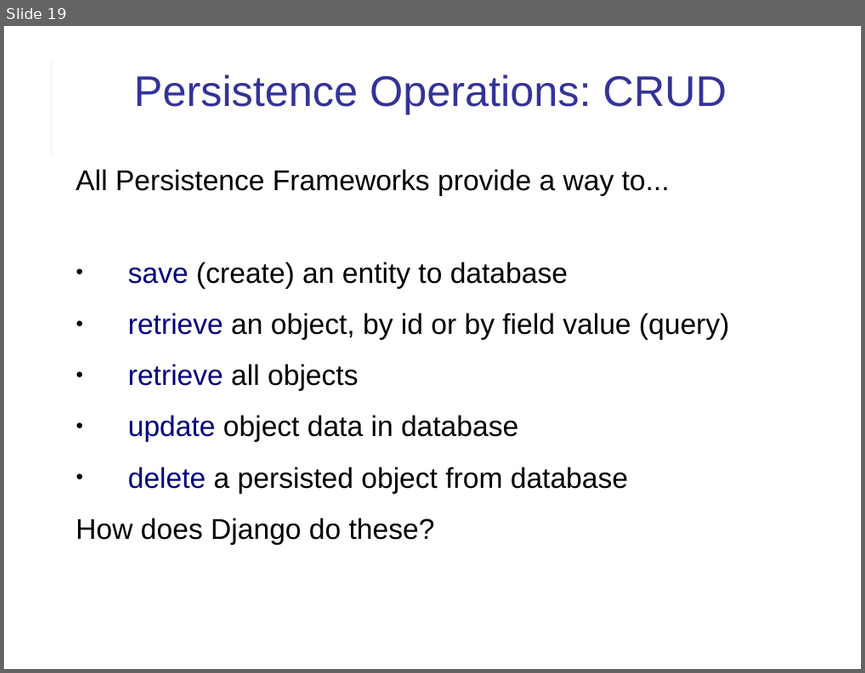
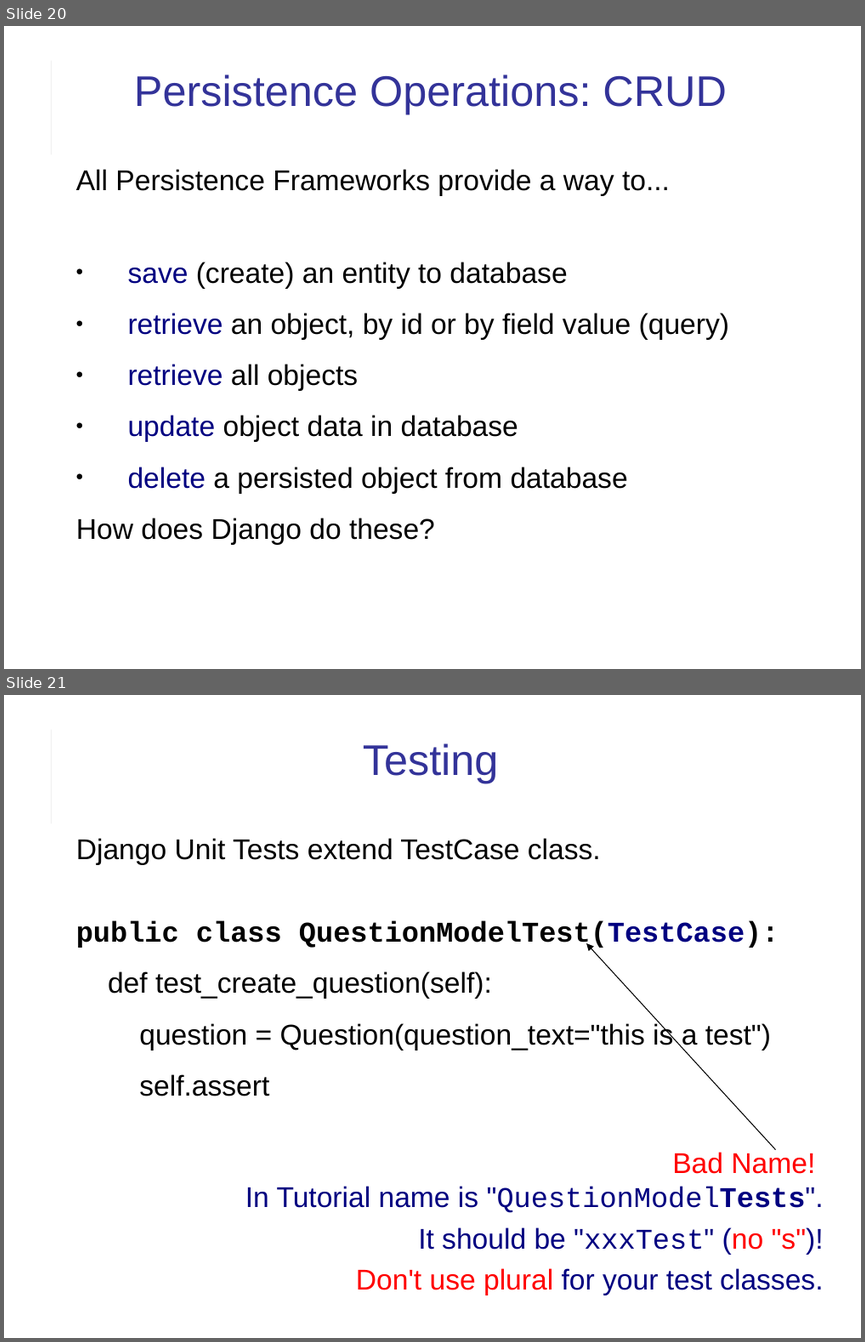
Before and after one commit to cpske/ISP, a slide deck: web/Django-review-1.ppt. Shown one above the other, each under a label of ours: slide 19 before the commit, slides 20 and 21 after it. The pictures are 865x673 and 865x1342 pixels, drawn with LibreOffice and Linux fonts; fonts in the diff are those of the drawing. Boxes give left, top, right and bottom in pixels: in the first picture for what was removed or moved away, otherwise in the second. Text is boxed around its words. In the diff, an @@ line names an element or a change of style, - is before the commit and + after.

```diff
--- a/web/Django-review-1.ppt
+++ b/web/Django-review-1.ppt
@@ slide 21 added at <box>4,695,861,1338</box>, background #FFFFFF; not listed: 2 template elements that a slide beside it also shows @@
@@ title added at <box>363,743,499,783</box>, 36 pt, text #333399 @@
+Testing
@@ text added at <box>76,838,779,1096</box>, 24 pt, text #000000 @@
+Django Unit Tests extend TestCase class.
+public class QuestionModelTest(TestCase):
+def test_create_question(self):
+question = Question(question_text="this is a test")
+self.assert
@@ arrow added from (775, 1149) to (586, 943), #000000 0.74 pt @@
@@ text added at <box>245,1151,823,1295</box>, 24 pt, text #000080 @@
+Bad Name!
+In Tutorial name is "QuestionModelTests".
+It should be "xxxTest" (no "s")!
+Don't use plural for your test classes.
@@ what was slide 19 is now slide 20 @@
```
Also in this commit, not shown: 4 slides changed, 6 other slides added, 3 other files.
